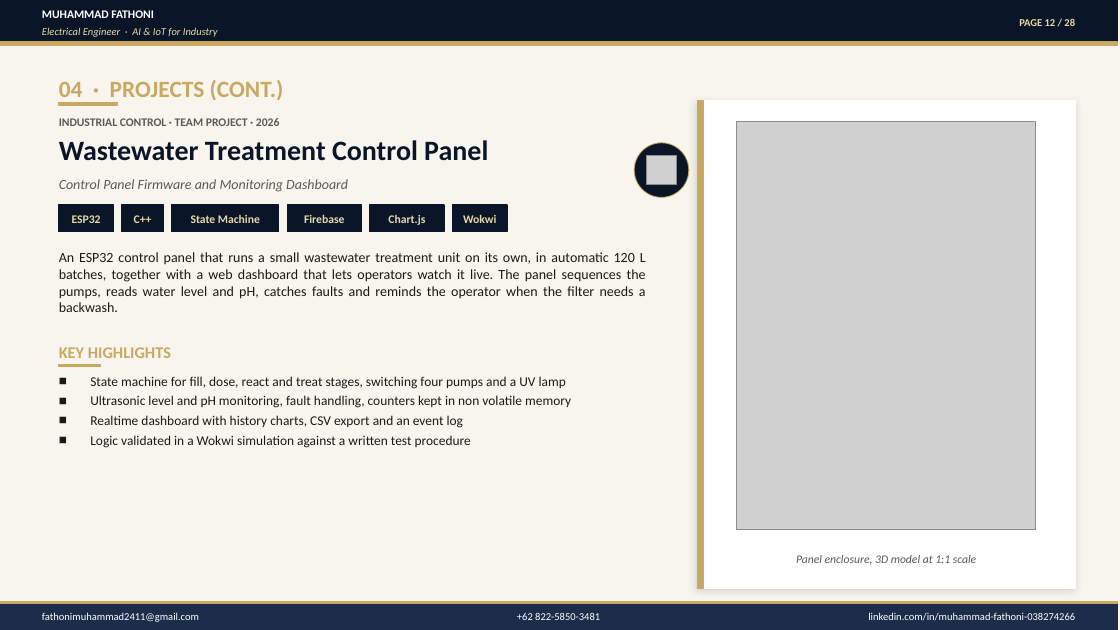
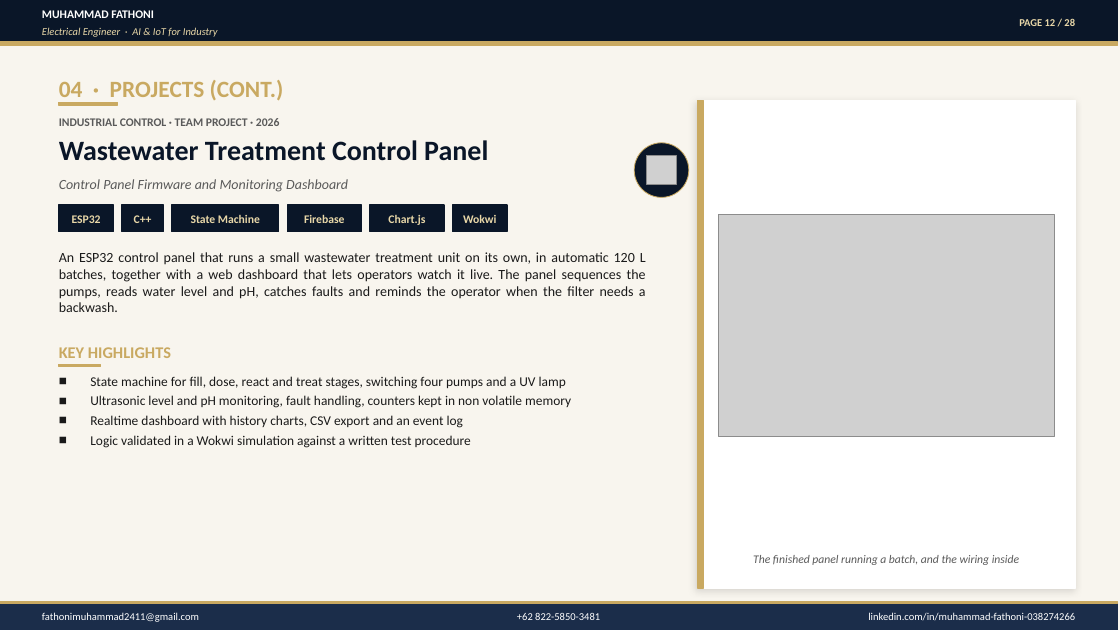
Before and after one commit to Toni2411/toni2411.github.io, a slide deck: slide 12 of assets/Portfolio_Muhammad_Fathoni.pptx. Drawn at 1120x630 pixels with LibreOffice and Linux fonts; fonts in the diff are those of the drawing; grey boxes stand for pictures. Boxes give left, top, right and bottom in pixels: in the first picture for what was removed or moved away, otherwise in the second. Text is boxed around its words. In the diff, an @@ line names an element or a change of style, - is before the commit and + after.

```diff
--- a/assets/Portfolio_Muhammad_Fathoni.pptx
+++ b/assets/Portfolio_Muhammad_Fathoni.pptx
@@ picture: place and size @@
-picture at (737,122,1035,529)
+picture at (718,215,1054,436)
@@ text at (753,555,1019,565): text changed @@
-Panel enclosure, 3D model at 1:1 scale
+The finished panel running a batch, and the wiring inside
```
Also in this commit, not shown: 4 other files.
